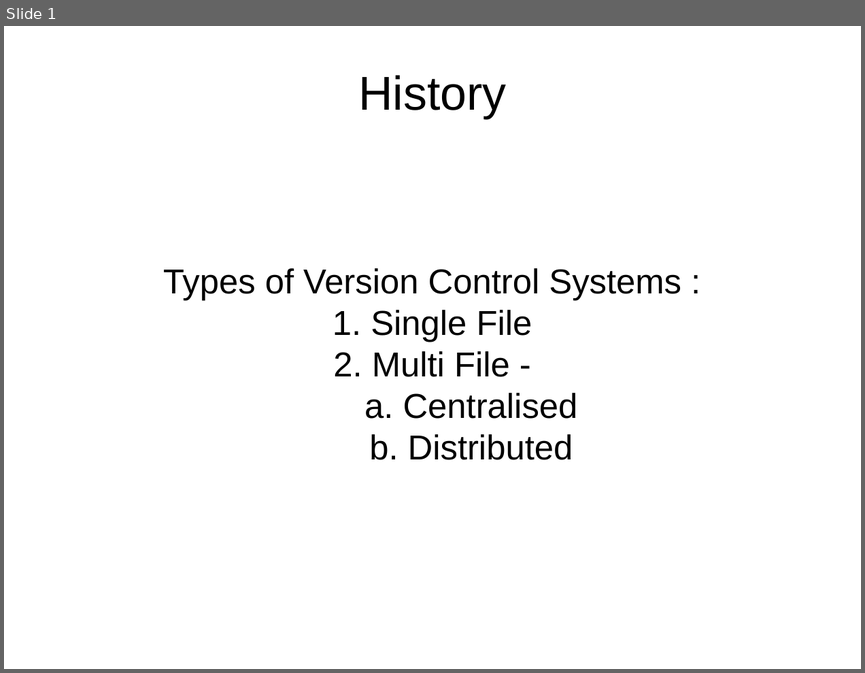
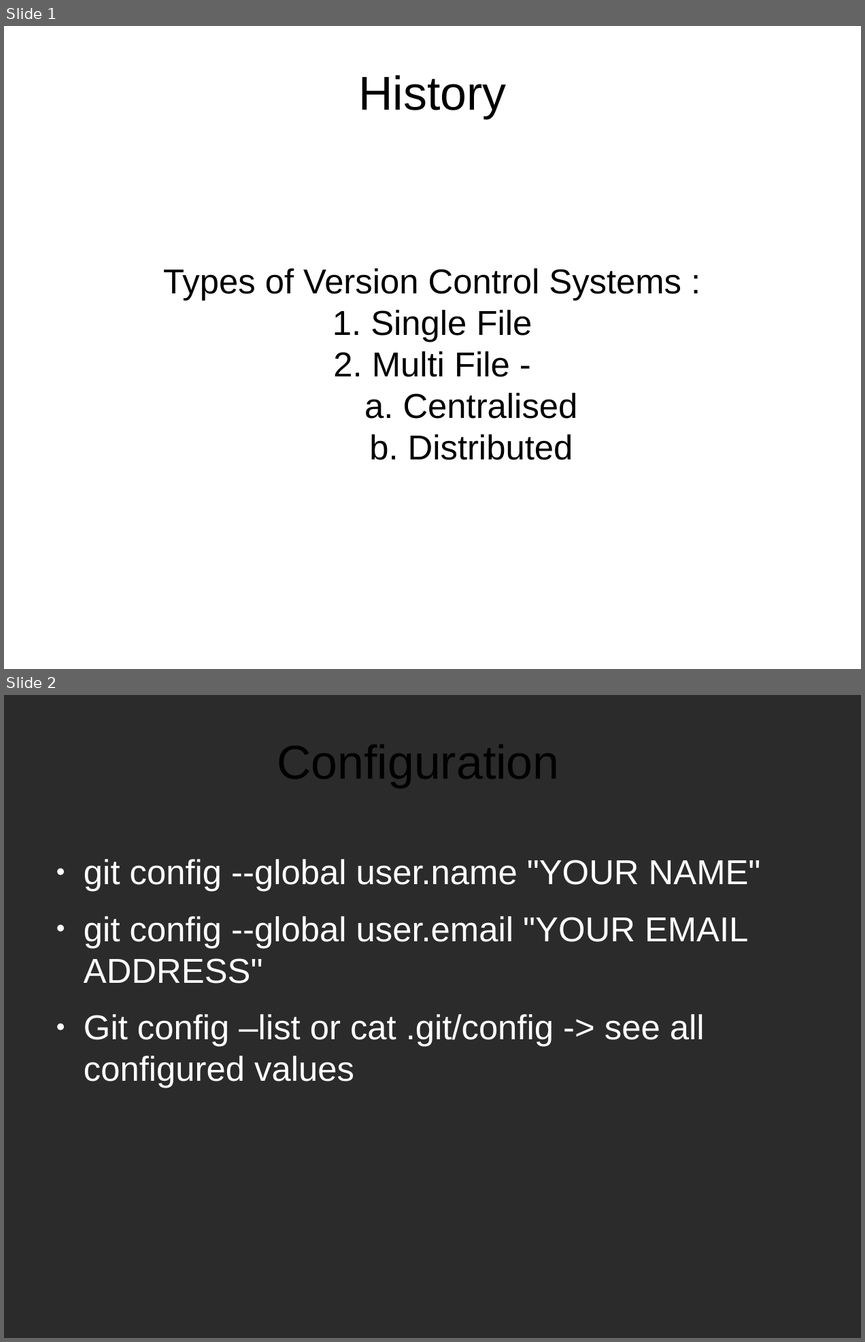
Before and after one commit to tanmayrajani/Internship_PreWork, a slide deck: Git/Git_Notes.odp. Shown one above the other, each under a label of ours: slide 1 before the commit, slides 1 and 2 after it. The pictures are 865x673 and 865x1342 pixels, drawn with LibreOffice and Linux fonts; fonts in the diff are those of the drawing; background and template pictures are left out; a plain dark background stands for a picture behind light text. Boxes give left, top, right and bottom in pixels: in the first picture for what was removed or moved away, otherwise in the second. Text is boxed around its words. In the diff, an @@ line names an element or a change of style, - is before the commit and + after.

```diff
--- a/Git/Git_Notes.odp
+++ b/Git/Git_Notes.odp
@@ slide 2 added at [4, 695, 861, 1338], background picture (left out) @@
@@ title added at [277, 745, 559, 788], 44 pt, text #000000 @@
+Configuration
@@ text added at [84, 859, 761, 1088], 32 pt, text #FFFFFF @@
+● git config --global user.name "YOUR NAME"
+● git config --global user.email "YOUR EMAIL ADDRESS"
+● Git config –list or cat .git/config -> see all configured values
```
Also in this commit, not shown: 5 other slides added.
